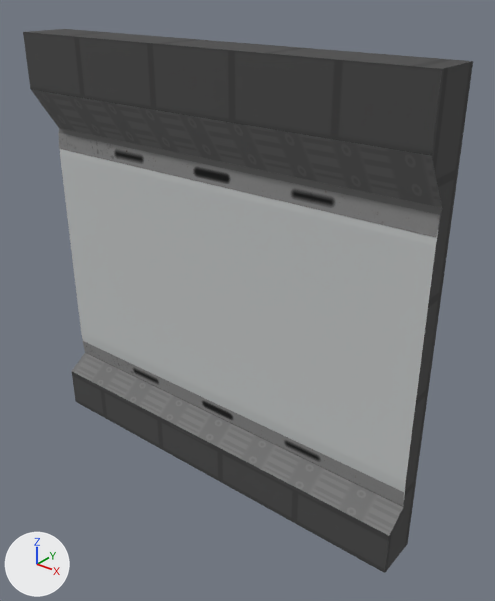
An edit to the FBX model Workfiles/LevelDesign/Lobby/LobbyMapMain/SM_ModularShipInterior_Wall1.fbx, drawn before and after from the same camera.
The view is the same before and after, from a camera (50 mm lens) standing at (1.85, -1.18, 2.26) and looking at (0.14, 0.96, 0.93). The lights are fixed; the arrows at lower left show +X, +Y and +Z. The older version comes first. Where no turn or scale is listed for an object, it has been applied to the vertices.

The scene before the commit, as lines of its bpy script (objects in view):
```python
mat_mi_bridge = principled_material('MI_Bridge')
mat_mi_bridge.texture = img_t_trim_shipinterior_basecolor_png
mat_mi_bridge.roughness = 1.0
me_plane_013 = bpy.data.meshes.new('Plane.013')
me_plane_013.from_pydata(...)  # 40 vertices, 32 faces; spans x -1.0..1.0, y 0.77..1.0, z 0.0..2.0
me_plane_013.materials.append(mat_mi_bridge)  # picture img_t_trim_shipinterior_basecolor_png
ob_wallsimple1 = bpy.data.objects.new('WallSimple1', me_plane_013)
ob_wallsimple1.location = (0.0, 0.0, 0.0)
```
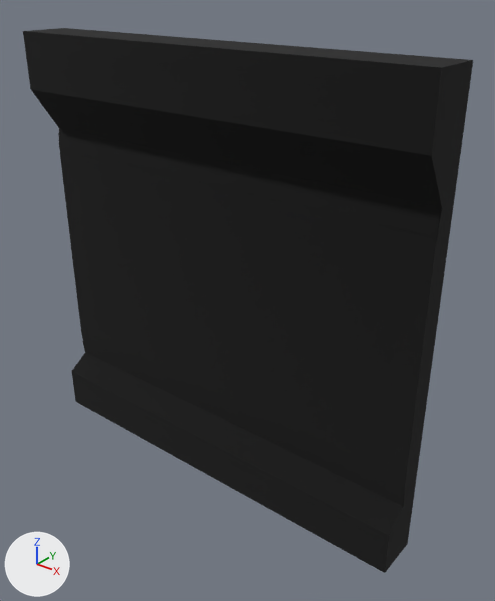
What differs and where, as boxes (x1, y1, x2, y2) in the pictures (495 x 601 px):
'WallSimple1', surface changed (grey to black): (23, 29, 473, 573) in both

The change in detail:
In material 'MI_Bridge' (mat_mi_bridge), texture is no longer img_t_trim_shipinterior_basecolor_png.
In material 'MI_Bridge' (mat_mi_bridge), base_color is now set to (0.00306, 0.00306, 0.00306), black #0a0a0a.
